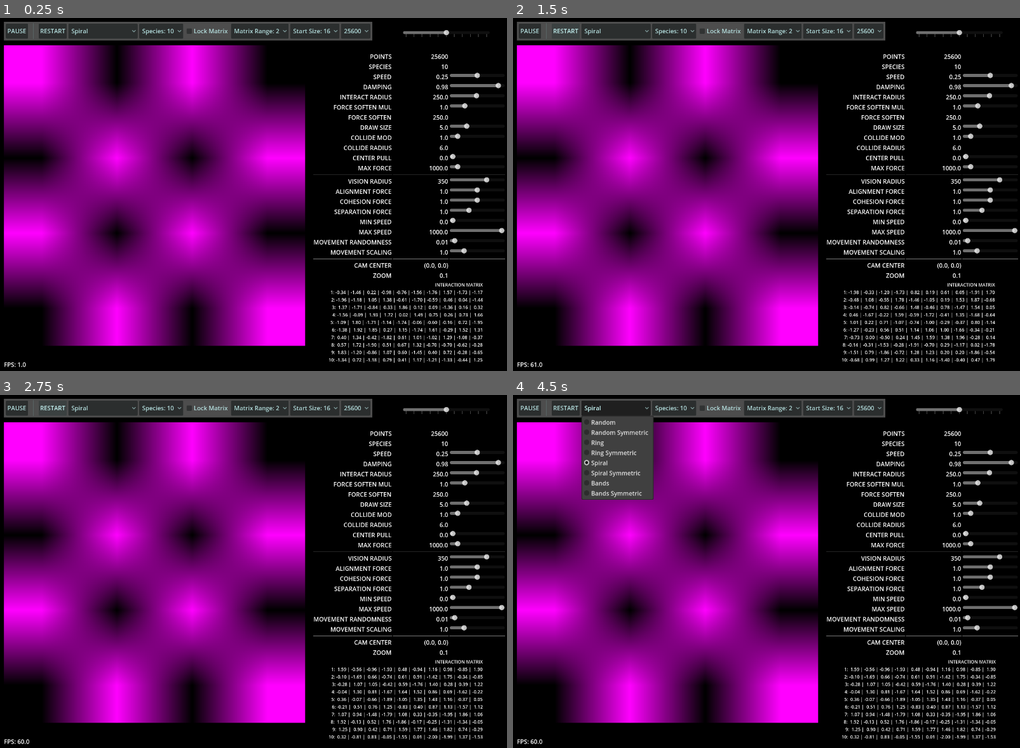
Above: before the commit, frames 1-4 (two rows, left to right).
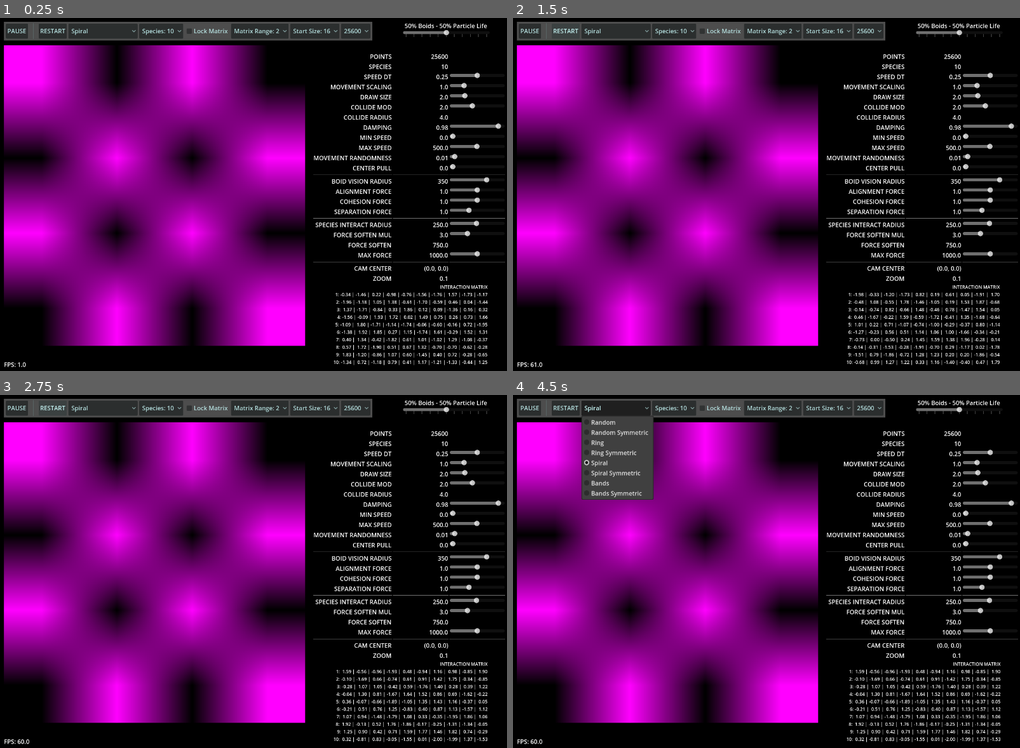
Above: after the commit, the same moments.

Repository: ThePathfindersCodex/Godot-Particle-Life-Boids-Combined-Compute-Shader
Game: Godot game, scene res://main.tscn
Same seed, same stepped clock (60 frames per second), same inputs: the game is played once before the commit and once after it.
Inputs:
- Up to frame 1 (0.25 s): no input
- Up to frame 2 (1.5 s): click "RESTART" at 0.5 s; click "RESTART" at 1.25 s
- Up to frame 3 (2.75 s): click "RESTART" at 2 s
- Up to frame 4 (4.5 s): click "Start Size: 16" at 2.75 s; click "Start Size: 16" at 3.5 s; click "Spiral" at 4.25 s

The runs differ from the first frame. In frame 1, 5.8% of the frame differs, in the area x 61-100%, y 1-99%; in frame 2, 5.8%; in frame 3, 5.8%; in frame 4, 5.8%.
Error before the commit: Cannot call method 'storage_buffer_create' on a null value. (res://particle_boids.gd:139)
Error after the commit: Cannot call method 'storage_buffer_create' on a null value. (res://particle_boids.gd:140)

Commit message:
updates
improve UI
fix mix label
benchmarking GPU vs CPU handling for spatial grid
increase max force soften slider
upgrade to godot 4.5
remove slow GPU dispatches

Diff:
--- a/main.gd
+++ b/main.gd
@@ -20,7 +20,6 @@
 	"%SliderMovementScaling": "movement_scaling",
 }
 
-
 func _ready():
 	# Connect all sliders and set defaults
 	for slider_path in slider_bindings.keys():
@@ -29,7 +28,7 @@
 		slider.value = %ParticleBoids.get(property)
 		slider.connect("value_changed", Callable(self, "_on_slider_changed").bind(property))
 
-	## Option dropdown default values
+	# Option dropdown default values
 	%OptionStartInteractionRange.selected = int(%ParticleBoids.rand_start_interaction_range)
 	%OptionStartRadiusMultiplier.selected =  int(%ParticleBoids.rand_start_radius_mul)
 	%OptionStartSpeciesCount.selected = %ParticleBoids.start_species_count
@@ -37,7 +36,7 @@
 	%OptionStartPointCount.selected = 4
 
 func _process(_delta):
-	## SET READOUT VALUES
+	# SET READOUT VALUES
 	%LabelPointsValue.text = str(snapped(%ParticleBoids.agent_count,1))
 	%LabelSpeciesValue.text = str(snapped(%ParticleBoids.species_count,1))
 	%LabelSpeedValue.text = str(snapped(%ParticleBoids.dt,.01))
@@ -111,7 +110,11 @@
 
 func _on_option_start_species_count_item_selected(index: int) -> void:
 	%ParticleBoids.start_species_count=index
-
 	%CheckBoxLockMatrix.disabled=false
 	if (%ParticleBoids.start_species_count != %ParticleBoids.species_count):
 			%CheckBoxLockMatrix.disabled=true
+
+func _on_slider_sim_mix_value_changed(value: float) -> void:
+	var plife_perc = int(value * 100)
+	var boids_perc = 100 - plife_perc
+	%LabelSimSplit.text = str(boids_perc)+"% Boids - "+str(plife_perc)+"% Particle Life"
--- a/main.tscn
+++ b/main.tscn
@@ -44,6 +44,15 @@
 value = 0.5
 tick_count = 11
 ticks_on_borders = true
+
+[node name="LabelSimSplit" type="Label" parent="."]
+unique_name_in_owner = true
+offset_left = 1074.0
+offset_top = 14.0
+offset_right = 1303.0
+offset_bottom = 37.0
+text = "50% Boids - 50% Particle Life"
+horizontal_alignment = 1
 
 [node name="SimControls" type="PanelContainer" parent="."]
 offset_left = 19.0
@@ -151,7 +160,7 @@
 unique_name_in_owner = true
 layout_mode = 2
 focus_mode = 0
-selected = 2
+selected = 8
 item_count = 10
 popup/item_0/text = "0"
 popup/item_0/id = 0
@@ -234,7 +243,7 @@
 [node name="LabelSpeed" type="Label" parent="SimParameters"]
 layout_mode = 2
 size_flags_horizontal = 3
-text = "SPEED"
+text = "SPEED DT"
 horizontal_alignment = 2
 
 [node name="LabelSpeedValue" type="Label" parent="SimParameters"]
@@ -250,6 +259,84 @@
 max_value = 0.5
 step = 0.01
 value = 0.25
+
+[node name="LabelSliderMovementScaling" type="Label" parent="SimParameters"]
+layout_mode = 2
+size_flags_horizontal = 3
+text = "MOVEMENT SCALING"
+horizontal_alignment = 2
+
+[node name="LabelSliderMovementScalingValue" type="Label" parent="SimParameters"]
+unique_name_in_owner = true
+layout_mode = 2
+size_flags_horizontal = 3
+text = "0"
+horizontal_alignment = 2
+
+[node name="SliderMovementScaling" type="HSlider" parent="SimParameters"]
+unique_name_in_owner = true
+layout_mode = 2
+min_value = 0.1
+max_value = 4.0
+step = 0.1
+value = 1.0
+
+[node name="LabelDrawSize" type="Label" parent="SimParameters"]
+layout_mode = 2
+size_flags_horizontal = 3
+text = "DRAW SIZE"
+horizontal_alignment = 2
+
+[node name="LabelDrawSizeValue" type="Label" parent="SimParameters"]
+unique_name_in_owner = true
+layout_mode = 2
+size_flags_horizontal = 3
+text = "0"
+horizontal_alignment = 2
+
+[node name="SliderDrawSize" type="HSlider" parent="SimParameters"]
+unique_name_in_owner = true
+layout_mode = 2
+min_value = 1.0
+max_value = 5.0
+value = 5.0
+
+[node name="LabelCollideModifier" type="Label" parent="SimParameters"]
+layout_mode = 2
+size_flags_horizontal = 3
+text = "COLLIDE MOD"
+horizontal_alignment = 2
+
+[node name="LabelCollideModifierValue" type="Label" parent="SimParameters"]
+unique_name_in_owner = true
+layout_mode = 2
+size_flags_horizontal = 3
+text = "0"
+horizontal_alignment = 2
+
+[node name="SliderCollideModifier" type="HSlider" parent="SimParameters"]
+unique_name_in_owner = true
+layout_mode = 2
+max_value = 5.0
+step = 0.5
+value = 1.0
+
+[node name="LabelCollideRadius" type="Label" parent="SimParameters"]
+layout_mode = 2
+size_flags_horizontal = 3
+text = "COLLIDE RADIUS"
+horizontal_alignment = 2
+
+[node name="LabelCollideRadiusValue" type="Label" parent="SimParameters"]
+unique_name_in_owner = true
+layout_mode = 2
+size_flags_horizontal = 3
+text = "0"
+horizontal_alignment = 2
+
+[node name="ControlSpacer5" type="Control" parent="SimParameters"]
+layout_mode = 2
+size_flags_horizontal = 3
 
 [node name="LabelDamping" type="Label" parent="SimParameters"]
 layout_mode = 2
@@ -272,10 +359,189 @@
 step = 0.01
 value = 0.95
 
+[node name="LabelMinSpeed" type="Label" parent="SimParameters"]
+layout_mode = 2
+size_flags_horizontal = 3
+text = "MIN SPEED"
+horizontal_alignment = 2
+
+[node name="LabelMinSpeedValue" type="Label" parent="SimParameters"]
+unique_name_in_owner = true
+layout_mode = 2
+size_flags_horizontal = 3
+text = "0"
+horizontal_alignment = 2
+
+[node name="SliderMinSpeed" type="HSlider" parent="SimParameters"]
+unique_name_in_owner = true
+layout_mode = 2
+max_value = 5.0
+step = 0.1
+value = 0.5
+
+[node name="LabelMaxSpeed" type="Label" parent="SimParameters"]
+layout_mode = 2
+size_flags_horizontal = 3
+text = "MAX SPEED"
+horizontal_alignment = 2
+
+[node name="LabelMaxSpeedValue" type="Label" parent="SimParameters"]
+unique_name_in_owner = true
+layout_mode = 2
+size_flags_horizontal = 3
+text = "0"
+horizontal_alignment = 2
+
+[node name="SliderMaxSpeed" type="HSlider" parent="SimParameters"]
+unique_name_in_owner = true
+layout_mode = 2
+min_value = 2.0
+max_value = 1000.0
+value = 1000.0
+
+[node name="LabelSliderMovementRandomness" type="Label" parent="SimParameters"]
+layout_mode = 2
+size_flags_horizontal = 3
+text = "MOVEMENT RANDOMNESS"
+horizontal_alignment = 2
+
+[node name="LabelSliderMovementRandomnessValue" type="Label" parent="SimParameters"]
+unique_name_in_owner = true
+layout_mode = 2
+size_flags_horizontal = 3
+text = "0"
+horizontal_alignment = 2
+
+[node name="SliderMovementRandomness" type="HSlider" parent="SimParameters"]
+unique_name_in_owner = true
+layout_mode = 2
+max_value = 0.25
+step = 0.01
+value = 0.01
+
+[node name="LabelCenterPull" type="Label" parent="SimParameters"]
+layout_mode = 2
+size_flags_horizontal = 3
+text = "CENTER PULL"
+horizontal_alignment = 2
+
+[node name="LabelCenterPullValue" type="Label" parent="SimParameters"]
+unique_name_in_owner = true
+layout_mode = 2
+size_flags_horizontal = 3
+text = "0"
+horizontal_alignment = 2
+
+[node name="SliderCenterPull" type="HSlider" parent="SimParameters"]
+unique_name_in_owner = true
+layout_mode = 2
+max_value = 0.1
+step = 0.01
+value = 0.01
+
+[node name="HSeparator4" type="HSeparator" parent="SimParameters"]
+layout_mode = 2
+
+[node name="HSeparator5" type="HSeparator" parent="SimParameters"]
+layout_mode = 2
+
+[node name="HSeparator6" type="HSeparator" parent="SimParameters"]
+layout_mode = 2
+
+[node name="LabelVisionRadius" type="Label" parent="SimParameters"]
+layout_mode = 2
+size_flags_horizontal = 3
+text = "BOID VISION RADIUS"
+horizontal_alignment = 2
+
+[node name="LabelVisionRadiusValue" type="Label" parent="SimParameters"]
+unique_name_in_owner = true
+layout_mode = 2
+size_flags_horizontal = 3
+text = "0"
+horizontal_alignment = 2
+
+[node name="SliderVisionRadius" type="HSlider" parent="SimParameters"]
+unique_name_in_owner = true
+layout_mode = 2
+min_value = 5.0
+max_value = 500.0
+step = 5.0
+value = 100.0
+
+[node name="LabelAlignmentForce" type="Label" parent="SimParameters"]
+layout_mode = 2
+size_flags_horizontal = 3
+text = "ALIGNMENT FORCE"
+horizontal_alignment = 2
+
+[node name="LabelAlignmentForceValue" type="Label" parent="SimParameters"]
+unique_name_in_owner = true
+layout_mode = 2
+size_flags_horizontal = 3
+text = "0"
+horizontal_alignment = 2
+
+[node name="SliderAlignmentForce" type="HSlider" parent="SimParameters"]
+unique_name_in_owner = true
+layout_mode = 2
+max_value = 2.0
+step = 0.1
+value = 1.0
+
+[node name="LabelCohesionForce" type="Label" parent="SimParameters"]
+layout_mode = 2
+size_flags_horizontal = 3
+text = "COHESION FORCE"
+horizontal_alignment = 2
+
+[node name="LabelCohesionForceValue" type="Label" parent="SimParameters"]
+unique_name_in_owner = true
+layout_mode = 2
+size_flags_horizontal = 3
+text = "0"
+horizontal_alignment = 2
+
+[node name="SliderCohesionForce" type="HSlider" parent="SimParameters"]
+unique_name_in_owner = true
+layout_mode = 2
+max_value = 2.0
+step = 0.1
+value = 1.0
+
+[node name="LabelSeparationForce" type="Label" parent="SimParameters"]
+layout_mode = 2
+size_flags_horizontal = 3
+text = "SEPARATION FORCE"
+horizontal_alignment = 2
+
+[node name="LabelSeparationForceValue" type="Label" parent="SimParameters"]
+unique_name_in_owner = true
+layout_mode = 2
+size_flags_horizontal = 3
+text = "0"
+horizontal_alignment = 2
+
+[node name="SliderSeparationForce" type="HSlider" parent="SimParameters"]
+unique_name_in_owner = true
+layout_mode = 2
+max_value = 3.0
+step = 0.1
+value = 1.0
+
+[node name="HSeparator10" type="HSeparator" parent="SimParameters"]
+layout_mode = 2
+
+[node name="HSeparator11" type="HSeparator" parent="SimParameters"]
+layout_mode = 2
+
+[node name="HSeparator12" type="HSeparator" parent="SimParameters"]
+layout_mode = 2
+
 [node name="LabelSenseRadius" type="Label" parent="SimParameters"]
 layout_mode = 2
 size_flags_horizontal = 3
-text = "INTERACT RADIUS"
+text = "SPECIES INTERACT RADIUS"
 horizontal_alignment = 2
 
 [node name="LabelSenseRadiusValue" type="Label" parent="SimParameters"]
@@ -309,8 +575,8 @@
 [node name="SliderForceSoftenMultiplier" type="HSlider" parent="SimParameters"]
 unique_name_in_owner = true
 layout_mode = 2
-max_value = 4.0
-step = 0.5
+max_value = 10.0
+step = 0.1
 value = 1.0
 
 [node name="LabelForceSoften" type="Label" parent="SimParameters"]
@@ -330,83 +596,6 @@
 layout_mode = 2
 size_flags_horizontal = 3
 
-[node name="LabelDrawSize" type="Label" parent="SimParameters"]
-layout_mode = 2
-size_flags_horizontal = 3
-text = "DRAW SIZE"
-horizontal_alignment = 2
-
-[node name="LabelDrawSizeValue" type="Label" parent="SimParameters"]
-unique_name_in_owner = true
-layout_mode = 2
-size_flags_horizontal = 3
-text = "0"
-horizontal_alignment = 2
-
-[node name="SliderDrawSize" type="HSlider" parent="SimParameters"]
-unique_name_in_owner = true
-layout_mode = 2
-min_value = 1.0
-max_value = 15.0
-value = 10.0
-
-[node name="LabelCollideModifier" type="Label" parent="SimParameters"]
-layout_mode = 2
-size_flags_horizontal = 3
-text = "COLLIDE MOD"
-horizontal_alignment = 2
-
-[node name="LabelCollideModifierValue" type="Label" parent="SimParameters"]
-unique_name_in_owner = true
-layout_mode = 2
-size_flags_horizontal = 3
-text = "0"
-horizontal_alignment = 2
-
-[node name="SliderCollideModifier" type="HSlider" parent="SimParameters"]
-unique_name_in_owner = true
-layout_mode = 2
-max_value = 10.0
-step = 0.5
-value = 1.0
-
-[node name="LabelCollideRadius" type="Label" parent="SimParameters"]
-layout_mode = 2
-size_flags_horizontal = 3
-text = "COLLIDE RADIUS"
-horizontal_alignment = 2
-
-[node name="LabelCollideRadiusValue" type="Label" parent="SimParameters"]
-unique_name_in_owner = true
-layout_mode = 2
-size_flags_horizontal = 3
-text = "0"
-horizontal_alignment = 2
-
-[node name="ControlSpacer5" type="Control" parent="SimParameters"]
-layout_mode = 2
-size_flags_horizontal = 3
-
-[node name="LabelCenterPull" type="Label" parent="SimParameters"]
-layout_mode = 2
-size_flags_horizontal = 3
-text = "CENTER PULL"
-horizontal_alignment = 2
-
-[node name="LabelCenterPullValue" type="Label" parent="SimParameters"]
-unique_name_in_owner = true
-layout_mode = 2
-size_flags_horizontal = 3
-text = "0"
-horizontal_alignment = 2
-
-[node name="SliderCenterPull" type="HSlider" parent="SimParameters"]
-unique_name_in_owner = true
-layout_mode = 2
-max_value = 0.1
-step = 0.01
-value = 0.01
-
 [node name="LabelMaxForce" type="Label" parent="SimParameters"]
 layout_mode = 2
 size_flags_horizontal = 3
@@ -423,188 +612,17 @@
 [node name="SliderMaxForce" type="HSlider" parent="SimParameters"]
 unique_name_in_owner = true
 layout_mode = 2
-max_value = 10000.0
+max_value = 2000.0
 step = 0.1
 value = 5.0
 
-[node name="HSeparator4" type="HSeparator" parent="SimParameters"]
-layout_mode = 2
-
-[node name="HSeparator5" type="HSeparator" parent="SimParameters"]
-layout_mode = 2
-
-[node name="HSeparator6" type="HSeparator" parent="SimParameters"]
-layout_mode = 2
-
-[node name="LabelVisionRadius" type="Label" parent="SimParameters"]
-layout_mode = 2
-size_flags_horizontal = 3
-text = "VISION RADIUS"
-horizontal_alignment = 2
-
-[node name="LabelVisionRadiusValue" type="Label" parent="SimParameters"]
-unique_name_in_owner = true
-layout_mode = 2
-size_flags_horizontal = 3
-text = "0"
-horizontal_alignment = 2
-
-[node name="SliderVisionRadius" type="HSlider" parent="SimParameters"]
-unique_name_in_owner = true
-layout_mode = 2
-min_value = 5.0
-max_value = 500.0
-step = 5.0
-value = 100.0
-
-[node name="LabelAlignmentForce" type="Label" parent="SimParameters"]
-layout_mode = 2
-size_flags_horizontal = 3
-text = "ALIGNMENT FORCE"
-horizontal_alignment = 2
-
-[node name="LabelAlignmentForceValue" type="Label" parent="SimParameters"]
-unique_name_in_owner = true
-layout_mode = 2
-size_flags_horizontal = 3
-text = "0"
-horizontal_alignment = 2
-
-[node name="SliderAlignmentForce" type="HSlider" parent="SimParameters"]
-unique_name_in_owner = true
-layout_mode = 2
-max_value = 2.0
-step = 0.1
-value = 1.0
-
-[node name="LabelCohesionForce" type="Label" parent="SimParameters"]
-layout_mode = 2
-size_flags_horizontal = 3
-text = "COHESION FORCE"
-horizontal_alignment = 2
-
-[node name="LabelCohesionForceValue" type="Label" parent="SimParameters"]
-unique_name_in_owner = true
-layout_mode = 2
-size_flags_horizontal = 3
-text = "0"
-horizontal_alignment = 2
-
-[node name="SliderCohesionForce" type="HSlider" parent="SimParameters"]
-unique_name_in_owner = true
-layout_mode = 2
-max_value = 2.0
-step = 0.1
-value = 1.0
-
-[node name="LabelSeparationForce" type="Label" parent="SimParameters"]
-layout_mode = 2
-size_flags_horizontal = 3
-text = "SEPARATION FORCE"
-horizontal_alignment = 2
-
-[node name="LabelSeparationForceValue" type="Label" parent="SimParameters"]
-unique_name_in_owner = true
-layout_mode = 2
-size_flags_horizontal = 3
-text = "0"
-horizontal_alignment = 2
-
-[node name="SliderSeparationForce" type="HSlider" parent="SimParameters"]
-unique_name_in_owner = true
-layout_mode = 2
-max_value = 3.0
-step = 0.1
-value = 1.0
-
-[node name="LabelMinSpeed" type="Label" parent="SimParameters"]
-layout_mode = 2
-size_flags_horizontal = 3
-text = "MIN SPEED"
-horizontal_alignment = 2
-
-[node name="LabelMinSpeedValue" type="Label" parent="SimParameters"]
-unique_name_in_owner = true
-layout_mode = 2
-size_flags_horizontal = 3
-text = "0"
-horizontal_alignment = 2
-
-[node name="SliderMinSpeed" type="HSlider" parent="SimParameters"]
-unique_name_in_owner = true
-layout_mode = 2
-max_value = 5.0
-step = 0.1
-value = 0.5
-
-[node name="LabelMaxSpeed" type="Label" parent="SimParameters"]
-layout_mode = 2
-size_flags_horizontal = 3
-text = "MAX SPEED"
-horizontal_alignment = 2
-
-[node name="LabelMaxSpeedValue" type="Label" parent="SimParameters"]
-unique_name_in_owner = true
-layout_mode = 2
-size_flags_horizontal = 3
-text = "0"
-horizontal_alignment = 2
-
-[node name="SliderMaxSpeed" type="HSlider" parent="SimParameters"]
-unique_name_in_owner = true
-layout_mode = 2
-min_value = 2.0
-max_value = 1000.0
-value = 1000.0
-
-[node name="LabelSliderMovementRandomness" type="Label" parent="SimParameters"]
-layout_mode = 2
-size_flags_horizontal = 3
-text = "MOVEMENT RANDOMNESS"
-horizontal_alignment = 2
-
-[node name="LabelSliderMovementRandomnessValue" type="Label" parent="SimParameters"]
-unique_name_in_owner = true
-layout_mode = 2
-size_flags_horizontal = 3
-text = "0"
-horizontal_alignment = 2
-
-[node name="SliderMovementRandomness" type="HSlider" parent="SimParameters"]
-unique_name_in_owner = true
-layout_mode = 2
-max_value = 0.25
-step = 0.01
-value = 0.01
-
-[node name="LabelSliderMovementScaling" type="Label" parent="SimParameters"]
-layout_mode = 2
-size_flags_horizontal = 3
-text = "MOVEMENT SCALING"
-horizontal_alignment = 2
-
-[node name="LabelSliderMovementScalingValue" type="Label" parent="SimParameters"]
-unique_name_in_owner = true
-layout_mode = 2
-size_flags_horizontal = 3
-text = "0"
-horizontal_alignment = 2
-
-[node name="SliderMovementScaling" type="HSlider" parent="SimParameters"]
-unique_name_in_owner = true
-layout_mode = 2
-min_value = 0.1
-max_value = 4.0
-step = 0.1
-value = 1.0
-
-[node name="HSeparator10" type="HSeparator" parent="SimParameters"]
-layout_mode = 2
-
-[node name="HSeparator11" type="HSeparator" parent="SimParameters"]
-layout_mode = 2
-
-[node name="HSeparator12" type="HSeparator" parent="SimParameters"]
+[node name="HSeparator13" type="HSeparator" parent="SimParameters"]
+layout_mode = 2
+
+[node name="HSeparator14" type="HSeparator" parent="SimParameters"]
+layout_mode = 2
+
+[node name="HSeparator15" type="HSeparator" parent="SimParameters"]
 layout_mode = 2
 
 [node name="LabelCamCenter" type="Label" parent="SimParameters"]
@@ -643,10 +661,10 @@
 
 [node name="LabelIntMatrix" type="Label" parent="."]
 unique_name_in_owner = true
-offset_left = 876.0
-offset_top = 707.0
-offset_right = 1197.0
-offset_bottom = 1074.0
+offset_left = 889.0
+offset_top = 713.0
+offset_right = 1210.0
+offset_bottom = 1080.0
 theme_override_font_sizes/font_size = 12
 text = "1: 1 2 3 4 5
 2: 1 2 3 4 5
@@ -655,6 +673,7 @@
 5: 1 2 3 4 5"
 horizontal_alignment = 2
 
+[connection signal="value_changed" from="SliderSimMix" to="." method="_on_slider_sim_mix_value_changed"]
 [connection signal="pressed" from="SimControls/HBoxContainer/ButtonPauseResume" to="." method="_on_button_pause_resume_pressed"]
 [connection signal="pressed" from="SimControls/HBoxContainer/ButtonRestart" to="." method="_on_button_restart_pressed"]
 [connection signal="item_selected" from="SimControls/HBoxContainer/OptionStartMethod" to="." method="_on_option_start_method_item_selected"]
--- a/particle_boids.gd
+++ b/particle_boids.gd
@@ -10,13 +10,13 @@
 		image_size = v
 var world_size_mult : int = 20
 var agent_count : int = 1024*25
-var species_count : int = 10 #3
-var draw_radius : float = 5.0 # 10.0 # 3.0
+var species_count : int = 10
+var draw_radius : float = 2.0
 
 # STARTUP PARAMS
 var starting_method : int = 4 # method to use when restarting new field?
 var rand_start_interaction_range : float = 2.0 # force will be random between -X and +X
-var rand_start_radius_mul : float = 8.0 # different startup patterns use this multiplier
+var rand_start_radius_mul : float = 16.0 # different startup patterns use this multiplier
 var start_agent_count : int = agent_count # only used when restarting new field
 var start_species_count : int = species_count # only used when restarting new field
 
@@ -39,19 +39,19 @@
 # FORCE ADJUSTMENTS
 var movement_randomness : float = 0.01
 var movement_scaling : float = 1.0
-var force_softening_mul : float = 1.0
+var force_softening_mul : float = 3.0
 var force_softening : float = species_interaction_radius * force_softening_mul:
 	get():
 		return species_interaction_radius * force_softening_mul
 var center_attraction : float = 0.00 # set to 0 to turn off
 var damping : float = 0.98 # FRICTION
 var min_speed : float = 0.0
-var max_speed : float = 1000.0
+var max_speed : float = 500.0
 var max_force : float = 1000.0
 
 # COLLISION FORCE
-const MAX_COLLISIONS := 64  # tune as needed
-var collision_modifier : float = 1.0
+const MAX_COLLISIONS := 16 # 32 # 128  # tune as needed
+var collision_modifier : float = 2.0
 var collision_radius : float =  draw_radius + collision_modifier:
 	get():
 		return draw_radius + collision_modifier
@@ -62,9 +62,10 @@
 const MIN_ZOOM := 0.05
 const MAX_ZOOM := 2.0
 
-# SPATIAL HASHING SIZES
+# SPATIAL HASHING
 var cell_size : int = 0
 var cells_per_row : int = 0
+var num_cells : int = 0
 
 # INTERACTION MATRIX
 var interaction_matrix : PackedFloat32Array = []
@@ -123,7 +124,7 @@
 		_: start_data = StartupManager.build_particles(self, StartupManager.pos_random, false)
 	rebuild_buffers(start_data)
 
-	## Unlock Checkbox
+	# Unlock Checkbox
 	%CheckBoxLockMatrix.disabled = false
 
 func rebuild_buffers(data: Dictionary):
@@ -162,7 +163,10 @@
 	var world_size := float(image_size) * float(world_size_mult) # same as GLSL's world
 	cell_size = max(boid_vision_radius, species_interaction_radius, collision_radius)
 	cells_per_row = int(ceil(world_size / cell_size))
-	var num_cells := cells_per_row * cells_per_row
+	#cells_per_row = 16# hardcode
+	#print(cells_per_row)
+	num_cells = cells_per_row * cells_per_row
+	#print(num_cells)
 	# Cell counts buffer (per cell)
 	var cell_counts_b := PackedByteArray()
 	cell_counts_b.resize(num_cells * 4)
@@ -211,18 +215,13 @@
 	uniform_set = rd.uniform_set_create(uniforms, shader, 0)
 
 func compute_stage(run_mode:int):
-	var global_size_x : int
+	var global_size_x : int = int(ceil(float(agent_count) / shader_local_size)) + 1 # per-agent pass
 	var global_size_y : int = 1
 
-	# Dispatch sizes depends on run_mode
-	if run_mode == 2:  # CLEAR per pixel
-		global_size_x = image_size
-		global_size_y = image_size
-	elif run_mode in [10, 12, 13]:  # per-cell passes (prefix sum, cursor)
-		var num_cells := cells_per_row * cells_per_row
-		global_size_x = int(ceil(float(num_cells) / shader_local_size)) + 1
-	else:  # per-agent passes
-		global_size_x = int(ceil(float(agent_count) / shader_local_size)) + 1
+	#global_size_x = image_size # per pixel pass
+	#global_size_y = image_size # per pixel pass
+
+	#global_size_x = int(ceil(float(num_cells) / shader_local_size)) + 1 # per-cell pass
 
 	var compute_list := rd.compute_list_begin()
 	rd.compute_list_bind_compute_pipeline(compute_list, pipeline)
@@ -275,21 +274,54 @@
 	rd.sync()
 
 func _process(_delta):
-	# ---------- GPU SPATIAL HASHING PASSES ----------
-	compute_stage(10)  # zero cell counts
-	compute_stage(11)  # count cells (agent -> cell)
-	compute_stage(12)  # prefix sum -> offsets
-	compute_stage(13)  # copy offsets -> cursor
-	compute_stage(14)  # scatter sorted indices
-
-	# ---------- GPU SIMULATION PASSES ----------
-	compute_stage(0)  # run simulation + gather collisions
-	compute_stage(1)  # collision resolution
-
-	## ---------- RENDER PASSES ----------
-	#compute_stage(2)  # clear - FASTER ON CPU
-	rd.texture_update(output_tex, 0, empty_img.get_data()) # clear - FASTER ON CPU
-	compute_stage(3)  # draw
+	# ---------- SPATIAL HASHING PASSES ----------
+
+	# zero cell counts
+	var empty_counts_bytes :PackedByteArray
+	empty_counts_bytes.resize(num_cells * 4)
+	rd.buffer_update(buffers[8], 0, empty_counts_bytes.size(), empty_counts_bytes)
+
+	# zero collide counts
+	var empty_collide_counts_bytes :PackedByteArray
+	empty_collide_counts_bytes.resize(agent_count * 4)
+	rd.buffer_update(buffers[6], 0, empty_collide_counts_bytes.size(), empty_collide_counts_bytes)
+
+	# count cells (agents per cell)
+	compute_stage(10)
+
+	# compute prefix sum
+	var cell_counts_bytes = rd.buffer_get_data(buffers[8])
+	var counts : PackedInt32Array = cell_counts_bytes.to_int32_array()
+	var offsets = PackedInt32Array()
+	offsets.resize(num_cells)
+	var running := 0
+	for i in range(num_cells):
+		offsets[i] = running
+		running += counts[i]
+
+	# upload offsets AND cursor
+	var offsets_bytes : PackedByteArray = offsets.to_byte_array()
+	rd.buffer_update(buffers[9], 0, offsets_bytes.size(), offsets_bytes) # cell_offsets
+	rd.buffer_update(buffers[12], 0, offsets_bytes.size(), offsets_bytes) # cursor
+
+	# scatter sorted indices
+	compute_stage(11)
+
+	# ---------- SIMULATION PASSES ----------
+
+	# run simulation + gather collisions
+	compute_stage(0)
+
+	# collision resolution
+	compute_stage(1)
+
+	# ---------- RENDER PASSES ----------
+
+	# clear
+	rd.texture_update(output_tex, 0, empty_img.get_data())
+
+	# draw
+	compute_stage(2)
 
 	# --- Copy results back into input buffers ---
 	var output_bytes_pos = rd.buffer_get_data(buffers[3])  # out_pos_buffer
--- a/project.godot
+++ b/project.godot
@@ -12,7 +12,7 @@
 
 config/name="Particle Boids"
 run/main_scene="uid://dttimedg6wf3x"
-config/features=PackedStringArray("4.4", "Forward Plus")
+config/features=PackedStringArray("4.5", "Forward Plus")
 config/icon="res://icon.svg"
 
 [autoload]
Not shown, changed: particle_boids.glsl
